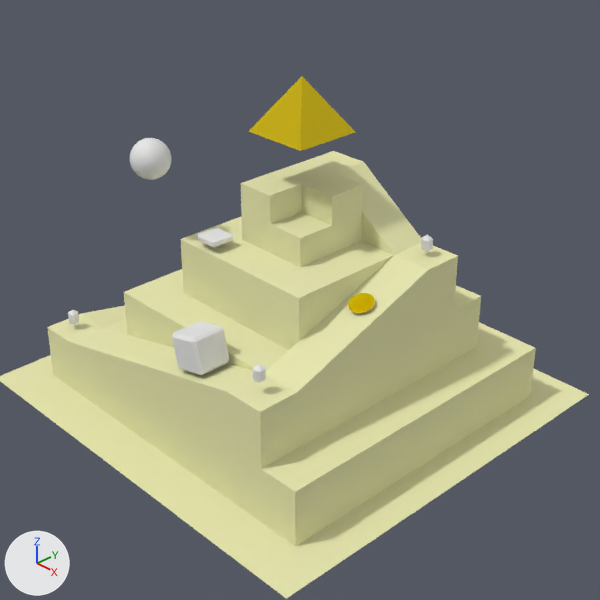
An edit to the Blender file assets/3d/aboutme.blend, drawn before and after from the same camera.
One viewpoint serves both versions: the file's camera 'Camera'. Lighting does not change. The marker at lower left points along +X, +Y and +Z.
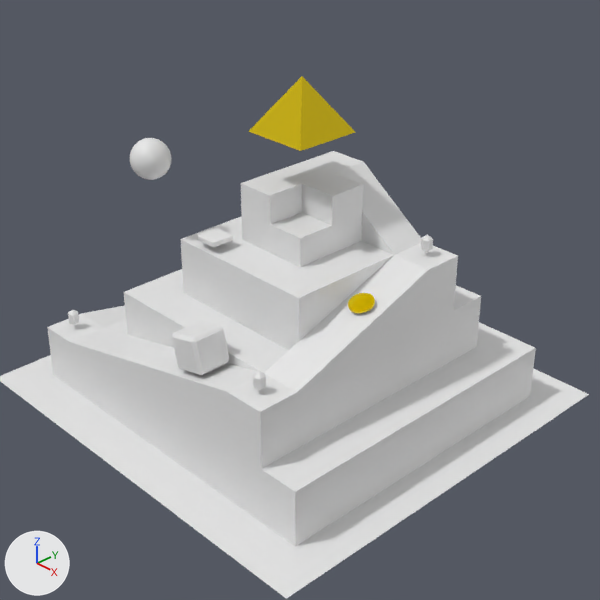
Pixel boxes (x1, y1, x2, y2) of what changed, in the pictures (600 x 600 px):
'Plane.004', recoloured (beige to white)
    both: (70, 319, 536, 547)
'base.001', recoloured (beige to white)
    both: (0, 355, 589, 599)
'Plane.005', recoloured (beige to white)
    both: (124, 269, 481, 449)
'Plane.006', recoloured (beige to white)
    both: (181, 216, 398, 350)
'Stairs.002', recoloured (beige to white)
    both: (70, 328, 297, 469)
'Stairs.003', recoloured (beige to white)
    both: (264, 243, 458, 392)
'Plane.007', recoloured (beige to white)
    both: (241, 162, 363, 267)
'Stairs.004', recoloured (beige to white)
    both: (303, 151, 421, 255)
'Stairs.001', recoloured (beige to white)
    both: (47, 305, 126, 390)
'Cylinder.002', moved
    before: (253, 364, 266, 383)
    after: (253, 372, 266, 390)

What the commit changed:
In material 'building' (mat_building), specular_ior_level is no longer 0.0.
Material 'building' (mat_building) changes colour from beige #e7e6b1 to white #e7e7e7; in linear values from (0.8, 0.793, 0.441) to (0.8, 0.8, 0.8).
In material 'building' (mat_building), roughness goes from 0.0 to 0.4.
Material 'fourth_floor' (mat_fourth_floor) is new.
Its base color is (0.8, 0.8, 0.8) (white #e7e7e7).
Its roughness is 0.4.
Material 'third_floor' (mat_third_floor) is new.
Its base color is (0.8, 0.8, 0.8) (white #e7e7e7).
Its roughness is 0.4.
Material 'second_floor' (mat_second_floor) is new.
Its base color is (0.8, 0.8, 0.8) (white #e7e7e7).
Its roughness is 0.4.
Material 'first_floor' (mat_first_floor) is new.
Its base color is (0.8, 0.8, 0.8) (white #e7e7e7).
Its roughness is 0.4.
Material 'ground' (mat_ground) is new.
Its base color is (0.8, 0.8, 0.8) (white #e7e7e7).
Its roughness is 0.4.
me_sphere has 482 vertices, 512 faces and spans x -1.0..1.0, y -1.0..1.0, z -1.0..1.0.
me_sphere now uses material mat_building (white #e7e7e7).
me_plane_003 has 4 vertices, 1 face and spans x -1.0..1.0, y -1.0..1.0, z 0.0.
me_plane_003 no longer uses material mat_building (beige #e7e6b1).
me_plane_003 now uses material mat_ground (white #e7e7e7).
me_plane_004 has 98 vertices, 96 faces and spans x -1.0..1.0, y -1.0..1.0, z 0.0..0.29.
me_plane_004 no longer uses material mat_building (beige #e7e6b1).
me_plane_004 now uses material mat_first_floor (white #e7e7e7).
me_plane_005 has 8 vertices, 6 faces and spans x -1.0..1.0, y -1.0..1.0, z 0.0..0.38.
me_plane_005 no longer uses material mat_building (beige #e7e6b1).
me_plane_005 now uses material mat_second_floor (white #e7e7e7).
me_plane_009 has 8 vertices, 6 faces and spans x -1.0..1.0, y -1.0..1.0, z 0.0..0.58.
me_plane_009 no longer uses material mat_building (beige #e7e6b1).
me_plane_009 now uses material mat_third_floor (white #e7e7e7).
me_plane_010 has 26 vertices, 24 faces and spans x -1.0..1.0, y -1.0..1.0, z 0.0..1.18.
me_plane_010 no longer uses material mat_building (beige #e7e6b1).
me_plane_010 now uses material mat_fourth_floor (white #e7e7e7).
me_cube has 8 vertices, 6 faces and spans x -1.0..1.0, y -1.0..1.0, z -1.0..1.0.
me_cube now uses material mat_building (white #e7e7e7).
Object 'Cylinder.002' (ob_cylinder_002) moves from (4.34, -6.19, 5.71) to (4.34, -6.19, 5.41).
